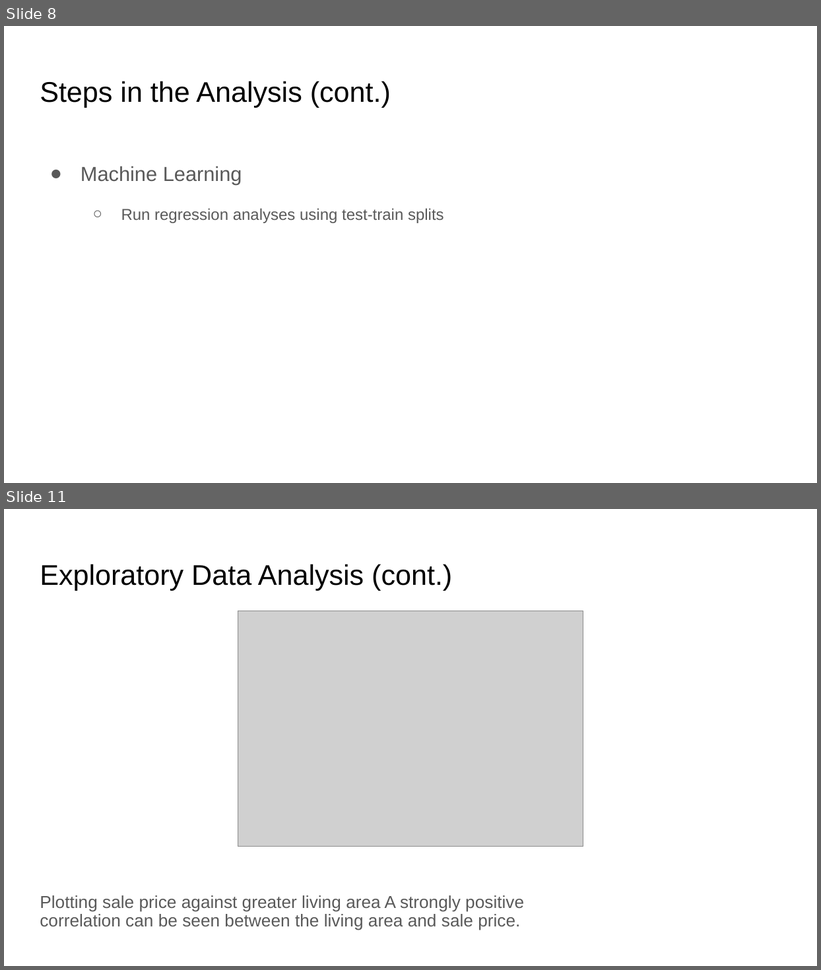
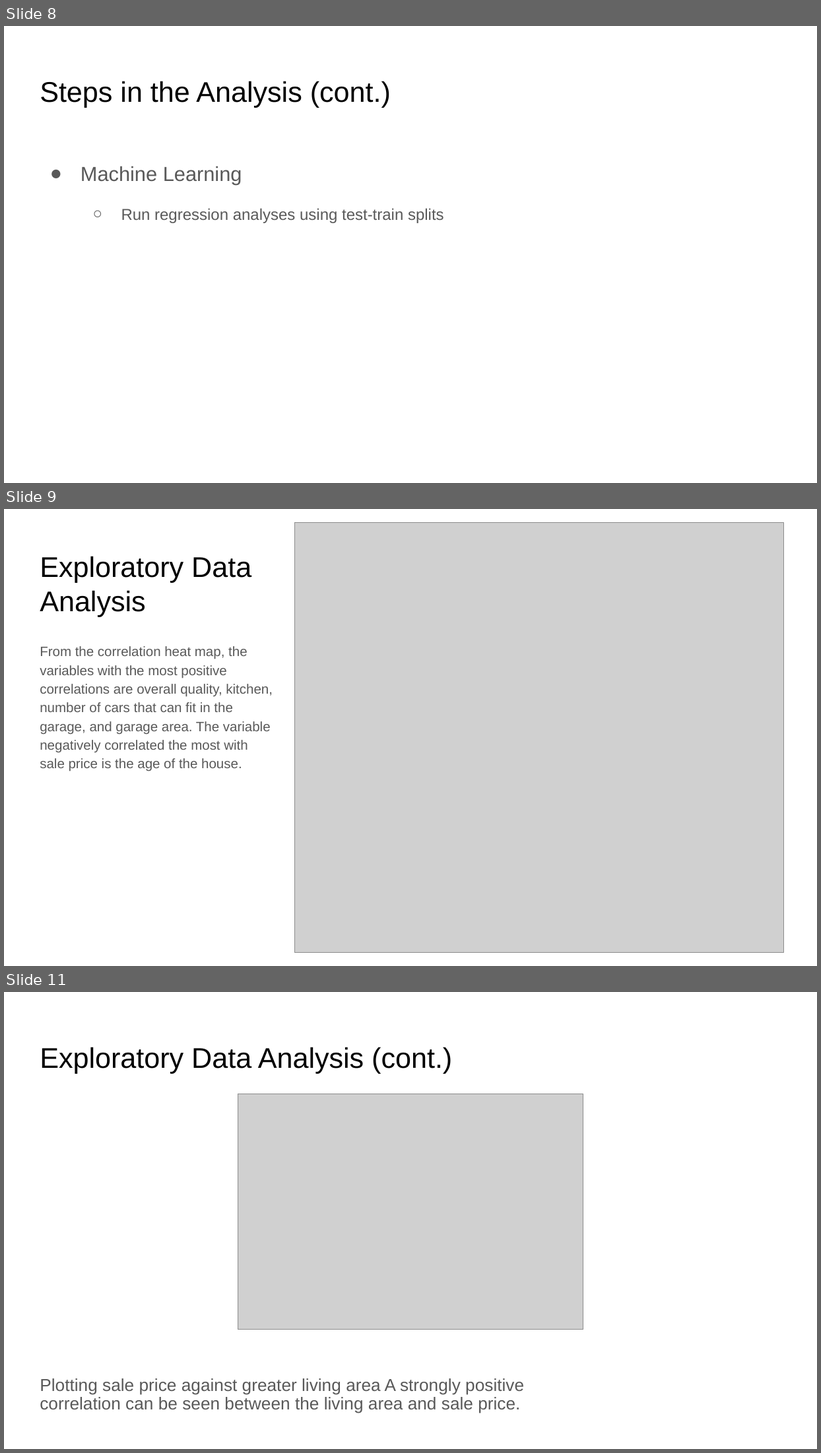
Before and after one commit to smaxwell953/Springboard_DSC_Career_Track, a slide deck: Capstone 2/Capstone Presentation.pptx. Shown one above the other, each under a label of ours: slides 8 and 11 before the commit, slides 8, 9 and 11 after it; the slides between them are not shown. The pictures are 821x970 and 821x1453 pixels, drawn with LibreOffice and Linux fonts; fonts in the diff are those of the drawing; grey boxes stand for pictures. Boxes give left, top, right and bottom in pixels: in the first picture for what was removed or moved away, otherwise in the second. Text is boxed around its words. In the diff, an @@ line names an element or a change of style, - is before the commit and + after.

```diff
--- a/Capstone 2/Capstone Presentation.pptx
+++ b/Capstone 2/Capstone Presentation.pptx
@@ slide 9 added at [4,509,817,966], background #FFFFFF @@
@@ picture added at [295,523,783,953] @@
@@ title added at [40,556,252,617], 25.2 pt, text #000000 @@
+Exploratory Data Analysis
@@ text added at [40,646,273,772], 12 pt, text #595959 @@
+From the correlation heat map, the variables with the most positive correlations are overall quality, kitchen, number of cars that can fit in the garage, and garage area. The variable negatively correlated the most with sale price is the age of the house.
```
Also in this commit, not shown: 4 slides changed, 1 other file.
